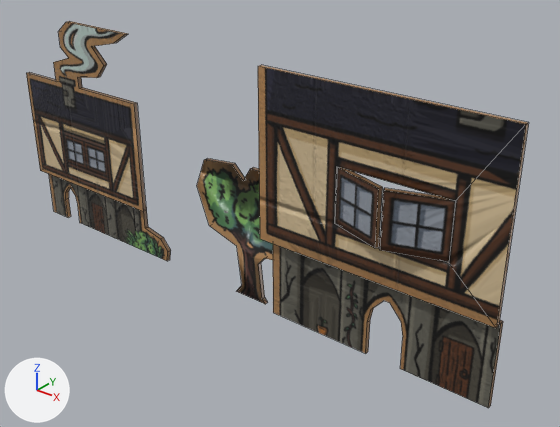
Before and after pictures for a commit that changed the FBX model HelpingHand_Unity/Assets/Models/BackgoundsProps/BG_Town_VF.fbx.
Both versions are drawn from a camera (50 mm lens) standing at (7.76, -2.51, 5.81) and looking at (2.47, 4.11, 1.7). The lights are fixed; the arrows at lower left show +X, +Y and +Z. The first picture is the older version. Mesh edges are drawn as thin lines.

The older version as bpy lines, for what is in view:
```python
me_cube_032 = bpy.data.meshes.new('Cube.032')
me_cube_032.from_pydata(...)  # 58 vertices, 33 faces; spans x -2.01..5.47, y -0.03..0.03, z 0.17..3.29
me_cube_032.materials.append(mat_town_002)
me_cube_034 = bpy.data.meshes.new('Cube.034')
me_cube_034.from_pydata(...)  # 16 vertices, 12 faces; spans x 2.48..5.47, y -0.03..0.03, z 1.21..3.29
me_cube_034.materials.append(mat_town_003)
me_cube_036 = bpy.data.meshes.new('Cube.036')
me_cube_036.from_pydata(...)  # 64 vertices, 36 faces; spans x -1.94..2.6, y -0.03..0.03, z 0.17..1.97
me_cube_036.materials.append(mat_town_005)
me_cube_041 = bpy.data.meshes.new('Cube.041')
me_cube_041.from_pydata(...)  # 14 vertices, 9 faces; spans x 3.543..4.206, y -0.028..0.028, z 1.742..2.407
me_cube_041.materials.append(mat_town_007)
me_cube_045 = bpy.data.meshes.new('Cube.045')
me_cube_045.from_pydata(...)  # a box spanning x 4.206..4.901, y -0.028..0.028, z 1.742..2.407
me_cube_045.materials.append(mat_town_009)
ob_town_bottom_house = bpy.data.objects.new('Town_bottom_house', me_cube_032)
ob_town_bottom_house.location = (0.0, 3.842, 0.314)
ob_town_high_house = bpy.data.objects.new('Town_high_house', me_cube_034)
ob_town_high_house.location = (0.0, 3.738, 0.314)
ob_town_l_window = bpy.data.objects.new('Town_L_window', me_cube_041)
ob_town_l_window.location = (0.18, 4.827, 0.314)
ob_town_l_window.rotation_euler = (0.0, 0.0, -0.311)  # degrees (0, 0, -18)
ob_town_main = bpy.data.objects.new('Town_main', me_cube_036)
ob_town_main.location = (0.0, 3.932, 0.314)
ob_town_r_window = bpy.data.objects.new('Town_R_window', me_cube_045)
ob_town_r_window.location = (0.226, 2.244, 0.314)
ob_town_r_window.rotation_euler = (0.0, 0.0, 0.311)  # degrees (0, 0, 18)
```
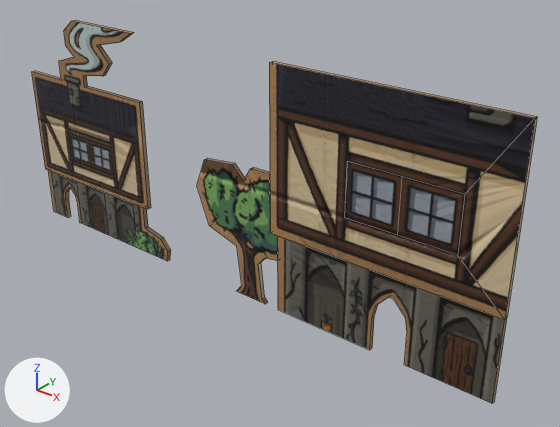
The newer file is also turned or shifted as a whole; pictures and numbers use the older file's frame.

What changed in the scene script:
```text
Change me_cube_036:
    where me_cube_036.from_pydata(...)  # 64 vertices, 36 faces; spans x -1.94..2.6, y -0.03..0.03, z 0.17..1.97
    used by ob_town_main; location = (0.0, 3.932, 0.314)
    me_cube_036 part 1
    13 faces are deleted
    13 new faces join them
Change ob_town_high_house:
    ob_town_high_house.location: (0.0, 3.738, 0.314) -> (0.0, 3.932, 0.314)
Change ob_town_r_window:
    ob_town_r_window.rotation_euler: (0.0, 0.0, 0.311) -> (0.0, 0.0, 0.0)  # degrees (0, 0, 18) -> degrees (0, 0, 0)
    ob_town_r_window.location: (0.226, 2.244, 0.314) -> (0.0, 3.932, 0.314)
Change ob_town_bottom_house:
    ob_town_bottom_house.location: (0.0, 3.842, 0.314) -> (0.0, 3.932, 0.314)
Change ob_town_l_window:
    ob_town_l_window.rotation_euler: (0.0, 0.0, -0.311) -> (0.0, 0.0, 0.0)  # degrees (0, 0, -18) -> degrees (0, 0, 0)
    ob_town_l_window.location: (0.18, 4.827, 0.314) -> (0.0, 3.932, 0.314)
```

Pixel boxes (x1, y1, x2, y2) of what changed, in the pictures (560 x 427 px; the box of a moved part takes in the faces that stretch with it):
'Town_high_house', moved
    before: (258, 65, 528, 328)
    after: (269, 61, 537, 319)
'Town_bottom_house', moved
    before: (26, 21, 503, 408)
    after: (32, 20, 507, 403)
'Town_R_window', moved, turned
    before: (380, 188, 455, 262)
    after: (397, 177, 465, 255)
'Town_L_window', moved, turned
    before: (335, 167, 383, 248)
    after: (345, 161, 402, 235)
part 1 of me_cube_036, moved or reshaped
    before: (205, 158, 267, 304)
    after: (205, 158, 270, 304)
